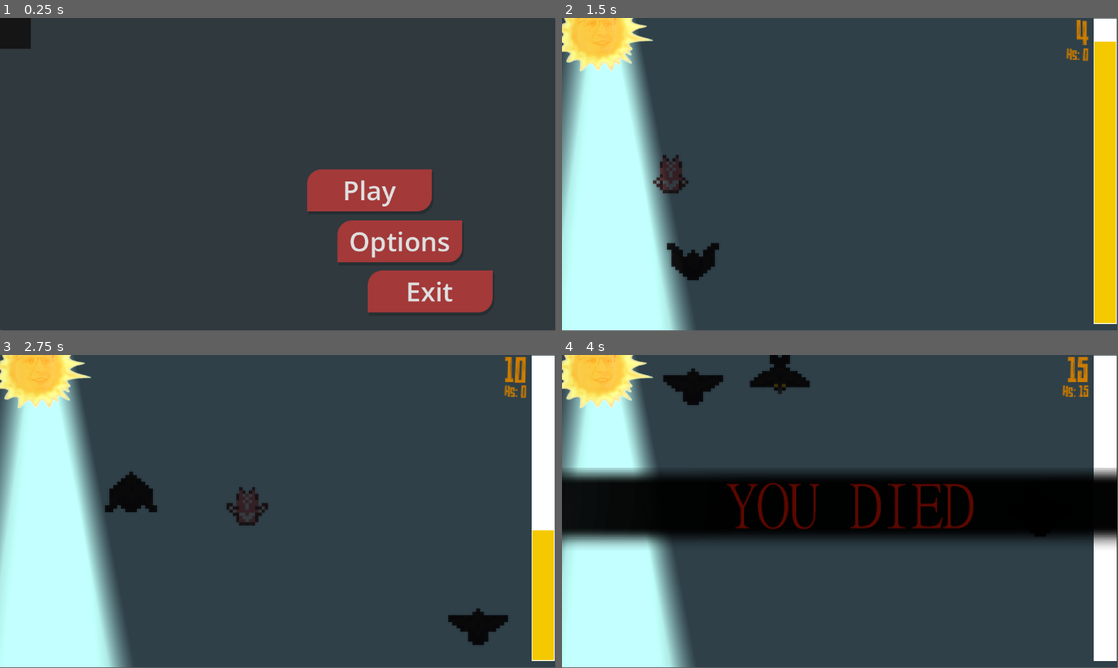
Above: before the commit, frames 1-4 (two rows, left to right).
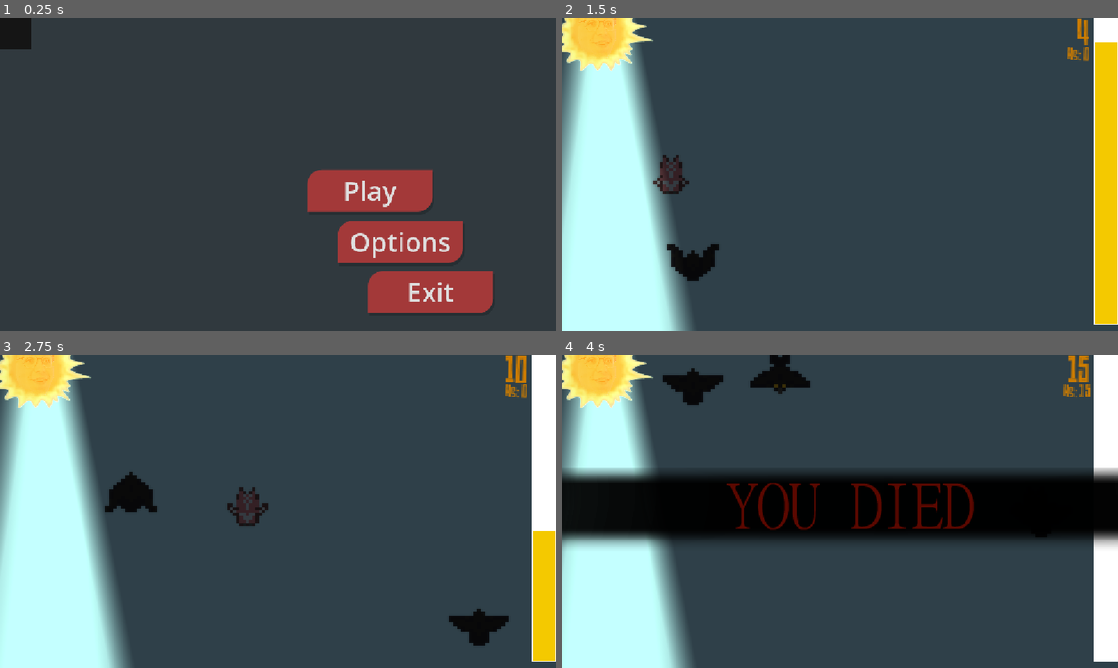
Above: after the commit, the same moments.

Repository: AuroraFreire/horizons-europa
Game: Godot game, scene res://main_menu.tscn
Same seed, same stepped clock (60 frames per second), same inputs: the game is played once before the commit and once after it. Video files are missing from this copy of the repository; at most half a second of black plays in their place.
Inputs (mouse positions are in pixels of both pictures, inside the frame that each line leads up to):
- Up to frame 1 (0.25 s): no input
- Up to frame 2 (1.5 s): click "Play" at 0.5 s; move the mouse to (962, 158) at 1.27 s; hold D (right) from 1.28 s (still down); click (962, 158) at 1.42 s
- Up to frame 3 (2.75 s): move the mouse to (166, 527) at 2.02 s; release D (right) at 2.03 s; hold A (left) from 2.03 s (still down)
- Up to frame 4 (4 s): move the mouse to (895, 442) at 2.77 s; release A (left) at 2.78 s; hold D (right) from 2.78 s (still down); move the mouse to (812, 574) at 3.52 s; click (812, 574) at 3.67 s
In our replay, the window is 799x449 before the commit and 800x450 after it. These sizes can differ from the game's own. Grey fills any space a smaller window leaves; there, only what the larger window draws over its background counts as a difference.

The runs differ from the first frame. In frame 1, 1.1% of the frame differs, in the area x 0-100%, y 0-100%; in frame 2, 1.1%; in frame 3, 1.0%; in frame 4, 1.3%.

Commit message:
increasing difficulty when you get more points

Diff:
--- a/captcha.tscn
+++ b/captcha.tscn
@@ -88,6 +88,7 @@
 theme_override_font_sizes/font_size = 12
 
 [node name="GridPage" type="VBoxContainer" parent="Center/Panel/Margin/VBox" unique_id=693129766]
+visible = false
 layout_mode = 2
 theme_override_constants/separation = 8
 
--- a/enemy_spawner.gd
+++ b/enemy_spawner.gd
@@ -1,5 +1,6 @@
 extends Node2D
 
+@onready var sun_counter = get_node("../Player")
 @onready var player = get_node("../Player")
 var spawn_timer = 0.0
 
@@ -14,7 +15,16 @@
 func _process(delta: float) -> void:
 	spawn_timer -= delta
 	if spawn_timer <= 0.0:
-		spawn_timer = 1.5
+		if player.score <= 9.8:
+			spawn_timer = 1.5
+		elif player.score >= 10 and player.score <= 29.8:
+			spawn_timer = 1.0
+		elif player.score >= 30 and player.score <= 59.8:
+			spawn_timer = 0.75
+		elif player.score >= 60 and player.score >= 150:
+			spawn_timer = 0.35
+		else:
+			spawn_timer = 0.2
 		var node = enemy_types[randi_range(0,len(enemy_types)-1)].instantiate()
 		if len(potential_spawn_positions) == 0:
 			regenerate_spawn_positions()
--- a/project.godot
+++ b/project.godot
@@ -18,6 +18,12 @@
 [audio]
 
 buses/default_bus_layout="uid://bwuqyk23v4g06"
+
+[display]
+
+window/size/mode=3
+window/stretch/mode="canvas_items"
+window/stretch/aspect="expand"
 
 [input]
 
Not shown, changed: export_presets.cfg
